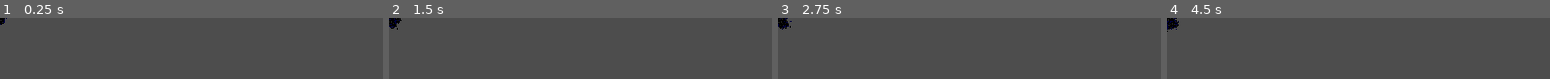
Above: before the commit, frames 1-4 (left to right).
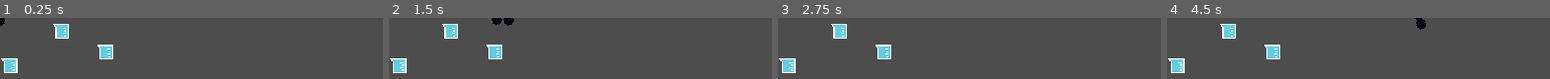
Above: after the commit, the same moments.

Repository: BenBenBenB/godot-testing-2d
Game: Godot game, scene res://scene/level/test_level.tscn
The game is run twice, just before and just after one commit, with the same random seed, the same clock (stepped at 60 frames per second) and the same inputs. This scene is started directly instead of the project's main scene.
Inputs:
- Up to frame 1 (0.25 s): no input
- Up to frame 2 (1.5 s): tap Enter (ui_accept) at 0.5, 1.25 s; hold C 0.53-1.28 s; hold D (move_right) from 0.53 s (still down); tap Space (jump) at 0.77 s; tap X at 0.8, 1.35 s
- Up to frame 3 (2.75 s): tap Space (jump) at 1.52 s; tap C at 1.55 s; tap Enter (ui_accept) at 2 s; release D (move_right) at 2.03 s; hold A (move_left) from 2.03 s (still down); hold C from 2.03 s (still down); tap X at 2.3 s
- Up to frame 4 (4.5 s): tap Enter (ui_accept) at 2.75, 3.5, 4.25 s; release A (move_left) at 2.78 s; release C at 2.78 s; hold D (move_right) 2.78-4.28 s; tap X at 2.85, 3.8, 4.35 s; tap Space (jump) at 3.02, 3.77 s; tap C at 3.05 s; hold C 3.53-4.28 s; hold A (move_left) from 4.28 s (still down)

The runs differ from the first frame. In frame 1, 2.7% of the frame differs, in the area x 0-30%, y 0-91%; in frame 2, 3.6%, in the area x 0-33%, y 0-91%; in frame 3, 3.1%; in frame 4, 3.6%.
Error after the commit: Invalid access to property or key 'CollisionssShape2D' on a base object of type 'CharacterBody2D (test_player.gd)'. (res://scene/entity/generic_food.gd:6)

Commit message:
buggy food and number manipulation
food doesnt work, some attribute referencing figured out, player can move

Diff:
--- a/project.godot
+++ b/project.godot
@@ -13,6 +13,7 @@
 config/name="game-jam-2d"
 run/main_scene="res://scene/main.tscn"
 config/features=PackedStringArray("4.2", "Forward Plus")
+boot_splash/fullsize=false
 config/icon="res://art/icon.svg"
 
 [autoload]
--- /dev/null
+++ b/scene/entity/generic_food.gd
@@ -0,0 +1,23 @@
+extends Area2D
+
+func _on_body_entered(body):
+	#This does not work and it cannot access the collisionshape 2D directly
+	#It will throw an error
+	body.CollisionssShape2D.scale.x += 1
+	body.CollisionShape2D.scale.y += 1
+	#Think we should add to a publlic variable on the player
+	#Then have the player handle the resizing on their end based on this changing number
+
+	#this removes it from the scene
+	queue_free()
+
+
+
+## Called when the node enters the scene tree for the first time.
+#func _ready():
+	#pass # Replace with function body.
+#
+#
+## Called every frame. 'delta' is the elapsed time since the previous frame.
+#func _process(delta):
+	#pass
--- /dev/null
+++ b/scene/entity/generic_food.tscn
@@ -0,0 +1,21 @@
+[gd_scene load_steps=4 format=3 uid="uid://bl58qj8u4w0qx"]
+
+[ext_resource type="Texture2D" uid="uid://cr3kw8l3rm3pk" path="res://art/sprite/Science_tools.png" id="1_2ft41"]
+[ext_resource type="Script" path="res://scene/entity/generic_food.gd" id="1_tgwtq"]
+
+[sub_resource type="RectangleShape2D" id="RectangleShape2D_e1k6l"]
+size = Vector2(11, 12)
+
+[node name="Generic food" type="Area2D"]
+script = ExtResource("1_tgwtq")
+
+[node name="CollisionShape2D" type="CollisionShape2D" parent="."]
+position = Vector2(0.5, 1)
+shape = SubResource("RectangleShape2D_e1k6l")
+
+[node name="Sprite2D" type="Sprite2D" parent="."]
+texture_filter = 1
+texture = ExtResource("1_2ft41")
+hframes = 9
+
+[connection signal="body_entered" from="." to="." method="_on_body_entered"]
--- a/scene/entity/test_player.gd
+++ b/scene/entity/test_player.gd
@@ -1,10 +1,32 @@
 extends CharacterBody2D
 
+var speed : int = 100
 
+func get_input():
+	var input_dir = Input.get_vector("move_left", "move_right", "move_up", "move_down")
+	velocity = input_dir * speed
 
+func _physics_process(delta):
+	get_input()
+	move_and_slide()
 
+	#These are the 3 attributes I can access in code
+	#Seems impossible to access a lot of the specific attributes in the particle emitter
+	#If this is too jank to fix, we'll just scale the entire player up and call it a day
+	if Input.is_key_pressed(KEY_C):
+		#print($CollisionShape2D.scale)
+		#print($GPUParticles2D.lifetime)
+		#print($GPUParticles2D.amount)
+		$CollisionShape2D.scale.x += 1
+		$CollisionShape2D.scale.y += 1
+		$GPUParticles2D.lifetime += 1
+		$GPUParticles2D.amount += 10
 
-
+	if Input.is_key_pressed(KEY_X):
+		$CollisionShape2D.scale.x -= 1
+		$CollisionShape2D.scale.y -= 1
+		$GPUParticles2D.lifetime -= 1
+		$GPUParticles2D.amount -= 10
 
 #const SPEED = 300.0
 #const JUMP_VELOCITY = -400.0
--- a/scene/entity/test_player.tscn
+++ b/scene/entity/test_player.tscn
@@ -16,7 +16,7 @@
 lifetime_randomness = 1.0
 particle_flag_disable_z = true
 emission_shape = 1
-emission_sphere_radius = 8.0
+emission_sphere_radius = 10.0
 angle_min = -180.0
 angle_max = 180.0
 spread = 180.0
@@ -27,12 +27,13 @@
 gravity = Vector3(0, 0, 0)
 tangential_accel_min = -5.0
 tangential_accel_max = 5.0
-damping_min = 8.0
-damping_max = 10.0
+damping_min = 2.0
+damping_max = 5.0
 anim_speed_min = 1.0
 anim_speed_max = 1.0
 
 [node name="CharacterBody2D" type="CharacterBody2D"]
+texture_filter = 1
 script = ExtResource("1_xlid6")
 
 [node name="CollisionShape2D" type="CollisionShape2D" parent="."]
--- a/scene/level/test_level.tscn
+++ b/scene/level/test_level.tscn
@@ -1,7 +1,20 @@
-[gd_scene load_steps=2 format=3 uid="uid://cfcs3kncqu30y"]
+[gd_scene load_steps=3 format=3 uid="uid://cfcs3kncqu30y"]
 
 [ext_resource type="PackedScene" uid="uid://b8mnhunjymx56" path="res://scene/entity/test_player.tscn" id="1_8qquq"]
+[ext_resource type="PackedScene" uid="uid://bl58qj8u4w0qx" path="res://scene/entity/generic_food.tscn" id="2_1h083"]
 
 [node name="Node2D" type="Node2D"]
 
 [node name="anitmatter PC" parent="." instance=ExtResource("1_8qquq")]
+
+[node name="Generic food" parent="." instance=ExtResource("2_1h083")]
+position = Vector2(86, 27)
+
+[node name="Generic food2" parent="." instance=ExtResource("2_1h083")]
+position = Vector2(50, 10)
+
+[node name="Generic food3" parent="." instance=ExtResource("2_1h083")]
+position = Vector2(8, 38)
+
+[node name="Generic food4" parent="." instance=ExtResource("2_1h083")]
+position = Vector2(83, -15)
Binary file added: art/sprite/Science_tools.png
Not shown, added: art/sprite/Science_tools.png.import
Not shown, added: art/sprite/Science_tools.png~
